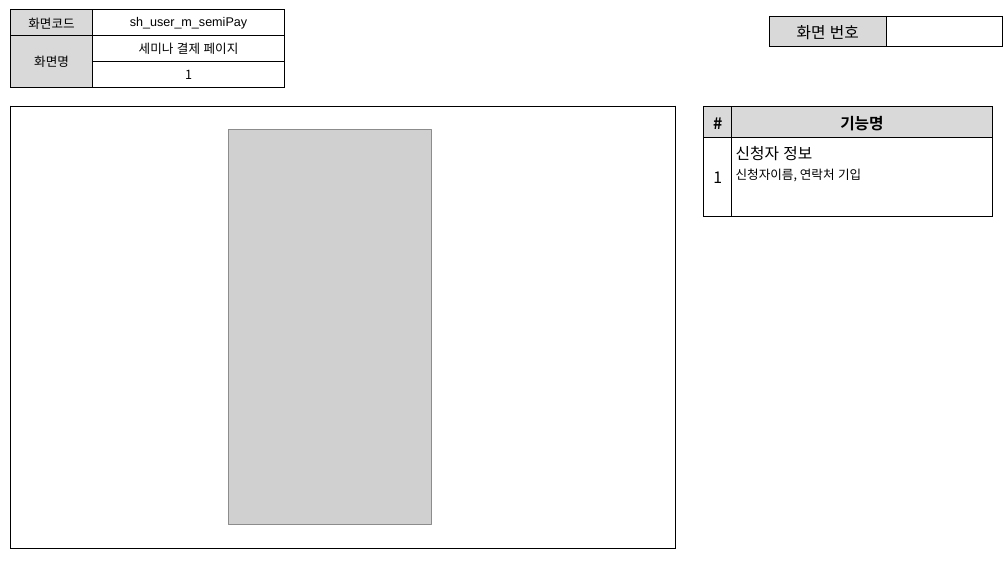
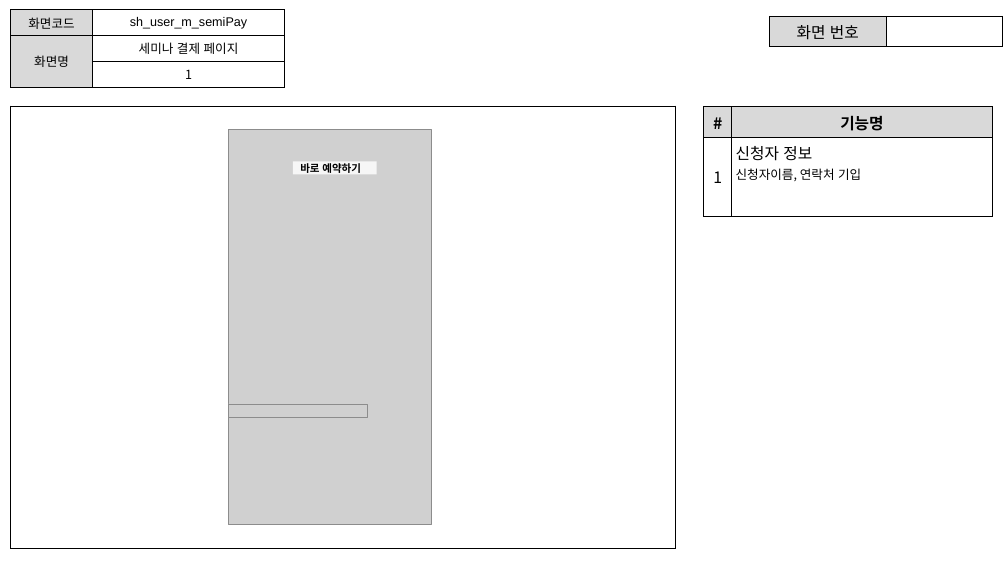
Before and after one commit to ezenteam2/e-Zone, a slide deck: slide 24 of 0 발표용 파워포인트/project05 - 파워포인트 종합 - 서희.pptx. Drawn at 1008x567 pixels with LibreOffice and Linux fonts; fonts in the diff are those of the drawing; grey boxes stand for pictures. Boxes give left, top, right and bottom in pixels: in the first picture for what was removed or moved away, otherwise in the second. Text is boxed around its words. In the diff, an @@ line names an element or a change of style, - is before the commit and + after.

```diff
--- a/0 발표용 파워포인트/project05 - 파워포인트 종합 - 서희.pptx
+++ b/0 발표용 파워포인트/project05 - 파워포인트 종합 - 서희.pptx
@@ rectangle added at [293, 162, 377, 175], fill #F6F6F6, 10 pt, text #000000, bold @@
+바로 예약하기
@@ picture added at [228, 404, 368, 417] @@
```
Also in this commit, not shown: 9 other slides changed.
